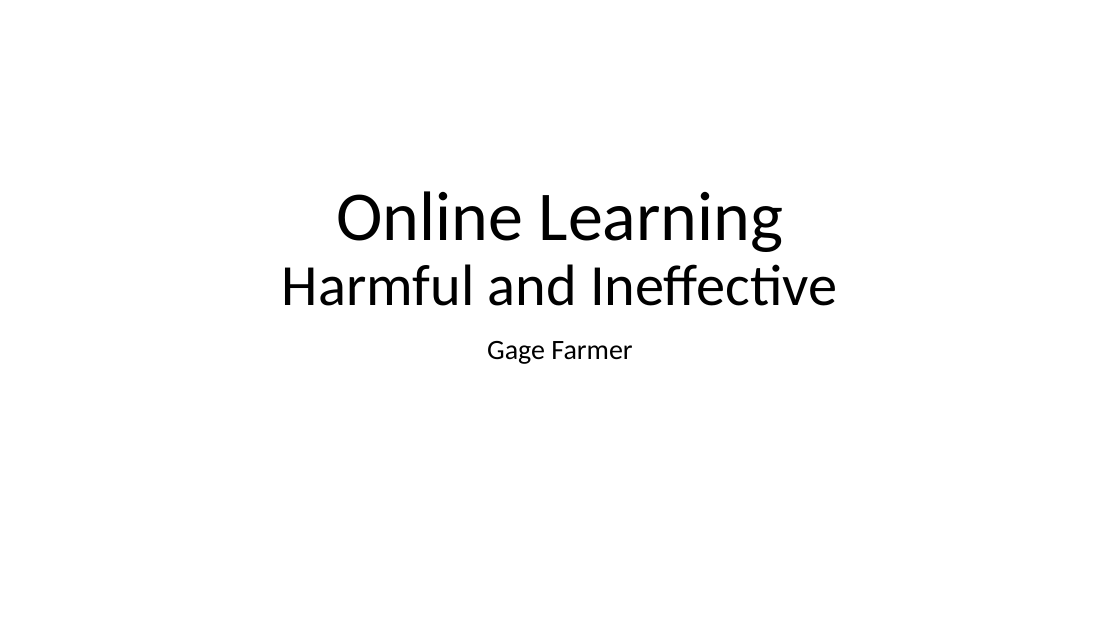
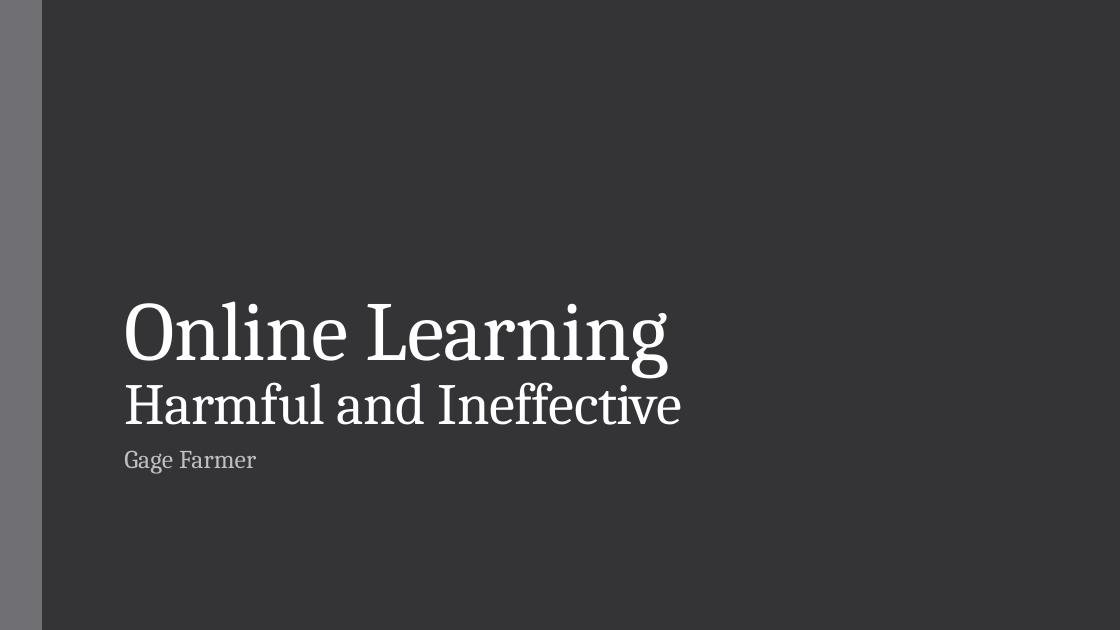
Before and after one commit to trickyok/College-Work, a slide deck: slide 1 of Spring 2022/Comp II/Writing Project 3/Online Learning.pptx. Drawn at 1120x630 pixels with LibreOffice and Linux fonts; fonts in the diff are those of the drawing. Boxes give left, top, right and bottom in pixels: in the first picture for what was removed or moved away, otherwise in the second. Text is boxed around its words. In the diff, an @@ line names an element or a change of style, - is before the commit and + after.

```diff
--- a/Spring 2022/Comp II/Writing Project 3/Online Learning.pptx
+++ b/Spring 2022/Comp II/Writing Project 3/Online Learning.pptx
@@ background #FFFFFF to #353537 @@
@@ rectangle added at (0, 0, 42, 630), fill #6F6F74 @@
@@ title "Online Learning Harmful and Ineffective": place and size @@
-title "Online Learning Harmful and Ineffective" at (282, 191, 837, 306)
+title "Online Learning Harmful and Ineffective" at (124, 301, 683, 425)
@@ title "Online Learning Harmful and Ineffective" at (124, 301, 683, 425): size 60 to 72 pt in "Online Learning"; font Calibri to Cambria, text colour #000000 to #FFFFFF, letter spacing 0 to -0.5 pt; alignment centre to left; line spacing 0.9 to 0.85 @@
@@ subtitle "Gage Farmer": place and size @@
-subtitle "Gage Farmer" at (487, 341, 632, 364)
+subtitle "Gage Farmer" at (124, 450, 256, 474)
@@ subtitle "Gage Farmer" at (124, 450, 256, 474): size 24 to 22 pt, font Calibri to Cambria, text colour #000000 to #BFBFBF, letter spacing 0 to 0.1 pt; alignment centre to left; line spacing 0.9 to 0.95; more space between paragraphs @@
```
Also in this commit, not shown: 4 other slides changed, 8 slides added, 7 slides removed.
